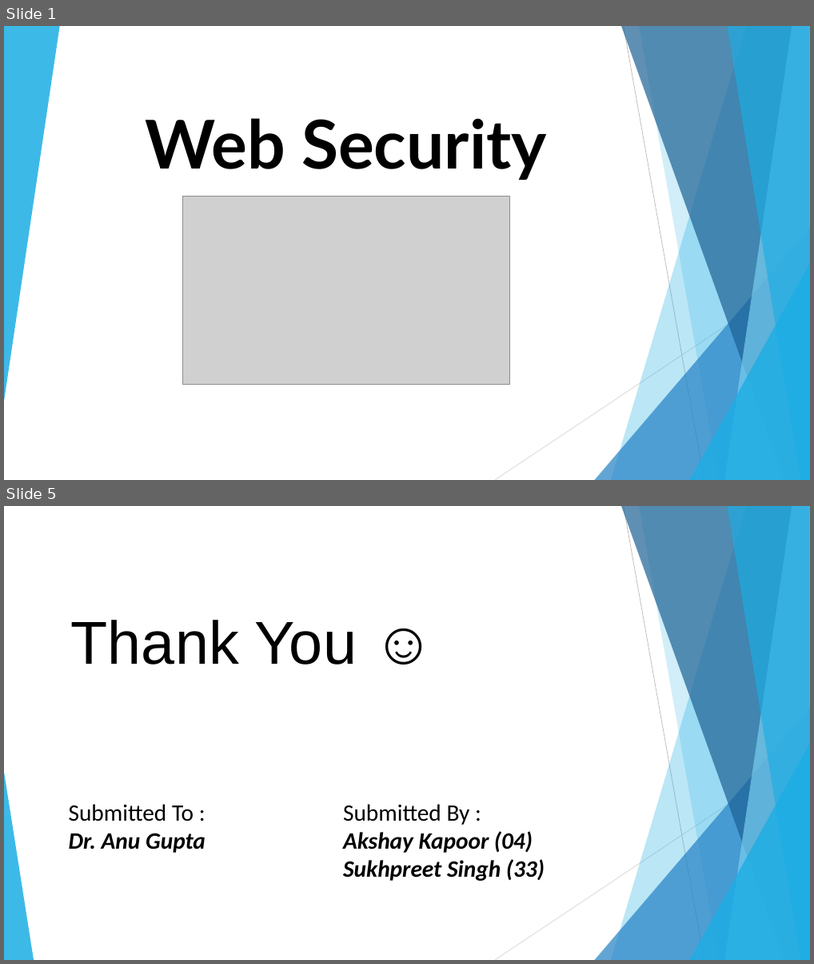
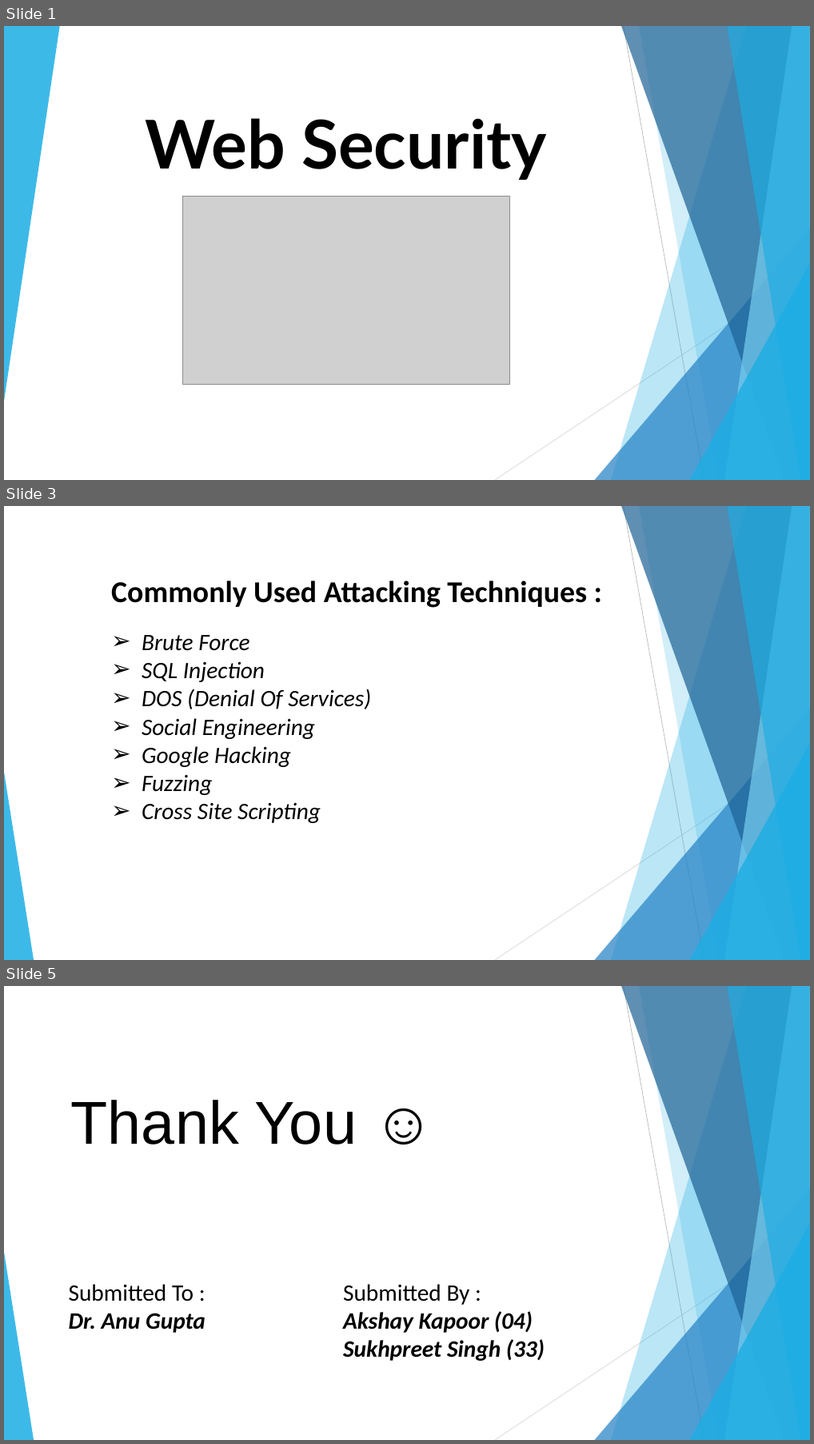
Before and after one commit to tHe-AK/Web-Security-Seminar, a slide deck: Web Security.pptx. Shown one above the other, each under a label of ours: slides 1 and 5 before the commit, slides 1, 3 and 5 after it; the slides between them are not shown. The pictures are 814x964 and 814x1444 pixels, drawn with LibreOffice and Linux fonts; fonts in the diff are those of the drawing; grey boxes stand for pictures. Boxes give left, top, right and bottom in pixels: in the first picture for what was removed or moved away, otherwise in the second. Text is boxed around its words. In the diff, an @@ line names an element or a change of style, - is before the commit and + after.

```diff
--- a/Web Security.pptx
+++ b/Web Security.pptx
@@ slide 3 added at (4, 506, 810, 960), background #FFFFFF; not listed: 10 template elements that a slide beside it also shows @@
@@ text added at (111, 580, 587, 608), 36 pt, text #000000, bold @@
+Commonly Used Attacking Techniques :
@@ text added at (142, 635, 371, 823), 28 pt, text #000000, italic @@
+➢ Brute Force
+➢ SQL Injection
+➢ DOS (Denial Of Services)
+➢ Social Engineering
+➢ Google Hacking
+➢ Fuzzing
+➢ Cross Site Scripting
```
Also in this commit, not shown: 1 other slide added, 2 slides removed.
